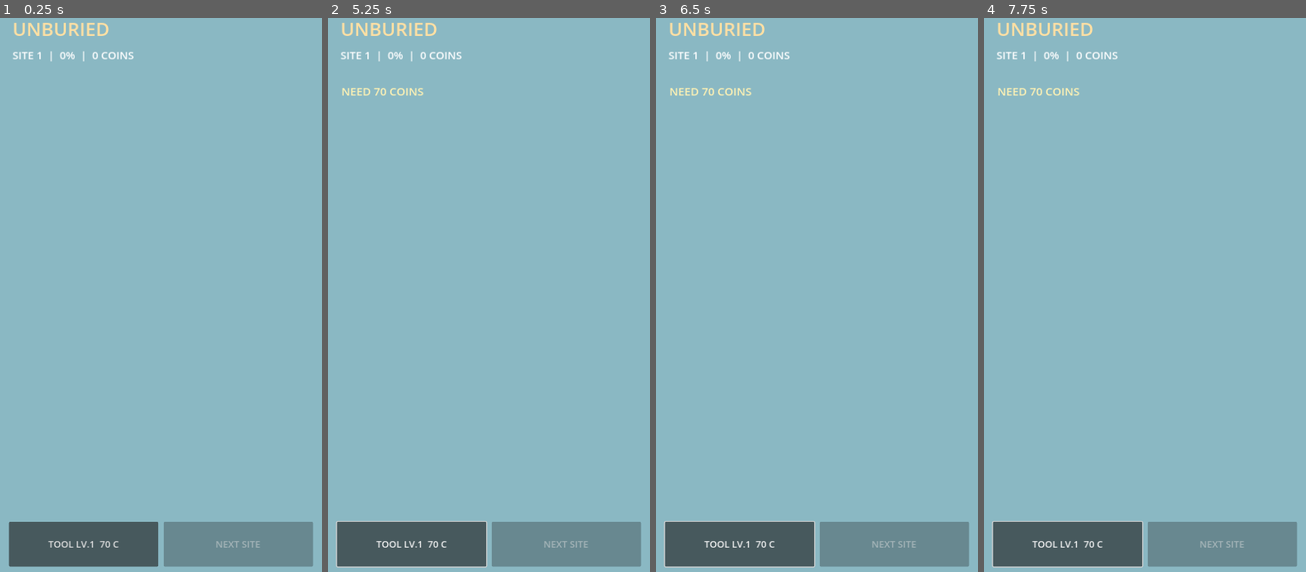
Above: before the commit, frames 1-4 (left to right).
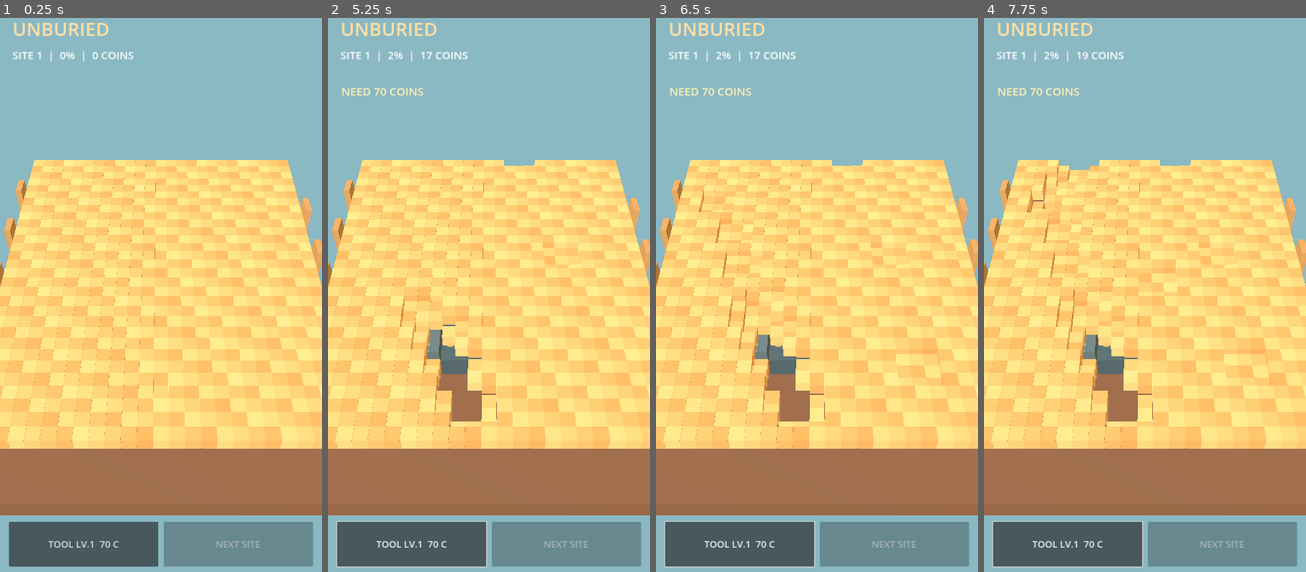
Above: after the commit, the same moments.

Repository: SniperKoYTx/SnipeMini
Game: Godot game, scene res://main.tscn
Same seed, same stepped clock (60 frames per second), same inputs: the game is played once before the commit and once after it.
Inputs (mouse positions are in pixels of both pictures, inside the frame that each line leads up to):
- Up to frame 1 (0.25 s): no input
- Up to frame 2 (5.25 s): click "TOOL LV.1 70 C" at 0.5 s; click "TOOL LV.1 70 C" at 1.25 s; click "TOOL LV.1 70 C" at 2 s; tap Enter at 2.75, 4.25 s; move the mouse to (559, 261) at 2.77 s; click (559, 261) at 2.92 s; tap Space at 3.5, 5 s; drag from (424, 317) to (472, 405) at 3.52 s; move the mouse to (521, 162) at 4.27 s; click (521, 162) at 4.42 s; drag from (472, 405) to (392, 200) at 5.02 s
- Up to frame 3 (6.5 s): tap Enter at 5.75 s; move the mouse to (913, 372) at 5.77 s; click (913, 372) at 5.92 s
- Up to frame 4 (7.75 s): tap Space at 6.5 s; drag from (1048, 200) to (1096, 145) at 6.52 s; move the mouse to (1161, 289) at 7.27 s; click (1161, 289) at 7.42 s

The runs differ from the first frame. In frame 1, 62% of the frame differs, in the area x 0-100%, y 25-90%; in frame 2, 62%, in the area x 0-100%, y 6-90%; in frame 3, 62%; in frame 4, 62%.

Commit message:
Fix blank UNBURIED screen: orient camera after entering scene tree and pass touch through HUD

Diff:
--- a/godot/main.gd
+++ b/godot/main.gd
@@ -65,11 +65,11 @@
  light.light_energy = 1.4
  add_child(light)
  camera = Camera3D.new()
- camera.position = Vector3(0, 10.5, 9.7)
+ camera.position = Vector3(0, 9.0, 8.4)
+ camera.fov = 55
+ add_child(camera)
  camera.look_at(Vector3(0, -0.1, 0), Vector3.UP)
- camera.fov = 48
- camera.current = true
- add_child(camera)
+ camera.make_current()
  _cube(self, Vector3(0,-1.25,0), Vector3(8,0.5,9), Color("#74513a"))
  for i in range(10):
   var x := -3.8 if i % 2 == 0 else 3.8
@@ -126,23 +126,27 @@
  hud = CanvasLayer.new()
  add_child(hud)
  var ui := Control.new()
+ hud.add_child(ui)
  ui.set_anchors_and_offsets_preset(Control.PRESET_FULL_RECT)
- hud.add_child(ui)
+ ui.mouse_filter = Control.MOUSE_FILTER_IGNORE
  title_label = Label.new()
  title_label.text = "UNBURIED"
  title_label.add_theme_font_size_override("font_size",42)
  title_label.add_theme_color_override("font_color",Color("#ffe0a3"))
  title_label.position = Vector2(28,30)
+ title_label.mouse_filter = Control.MOUSE_FILTER_IGNORE
  ui.add_child(title_label)
  status_label = Label.new()
  status_label.position = Vector2(28,100)
  status_label.add_theme_font_size_override("font_size",24)
  status_label.add_theme_color_override("font_color",Color.WHITE)
+ status_label.mouse_filter = Control.MOUSE_FILTER_IGNORE
  ui.add_child(status_label)
  toast_label = Label.new()
  toast_label.position = Vector2(30,180)
  toast_label.add_theme_font_size_override("font_size",25)
  toast_label.add_theme_color_override("font_color",Color("#fff2b4"))
+ toast_label.mouse_filter = Control.MOUSE_FILTER_IGNORE
  ui.add_child(toast_label)
  var bar := HBoxContainer.new()
  bar.set_anchors_preset(Control.PRESET_BOTTOM_WIDE)
@@ -150,6 +154,7 @@
  bar.offset_bottom = -20
  bar.offset_left = 20
  bar.offset_right = -20
+ bar.mouse_filter = Control.MOUSE_FILTER_PASS
  bar.add_theme_constant_override("separation",12)
  ui.add_child(bar)
  buy_button = Button.new()
